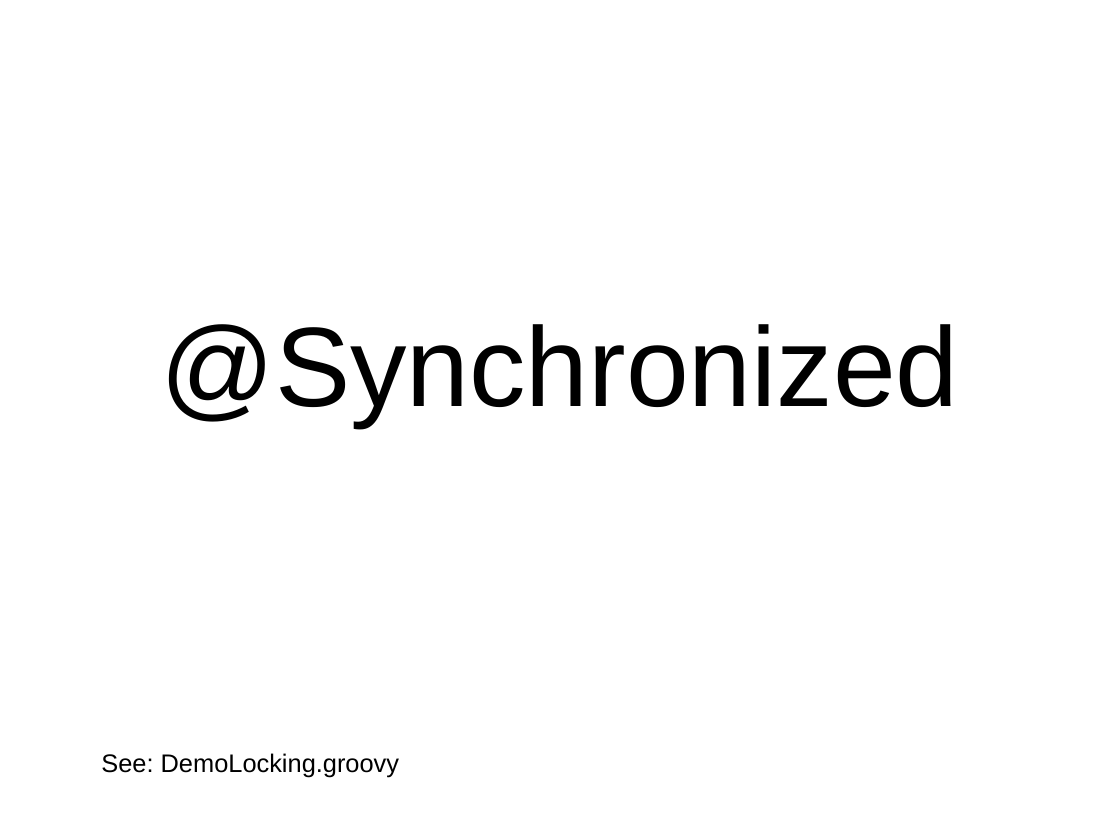
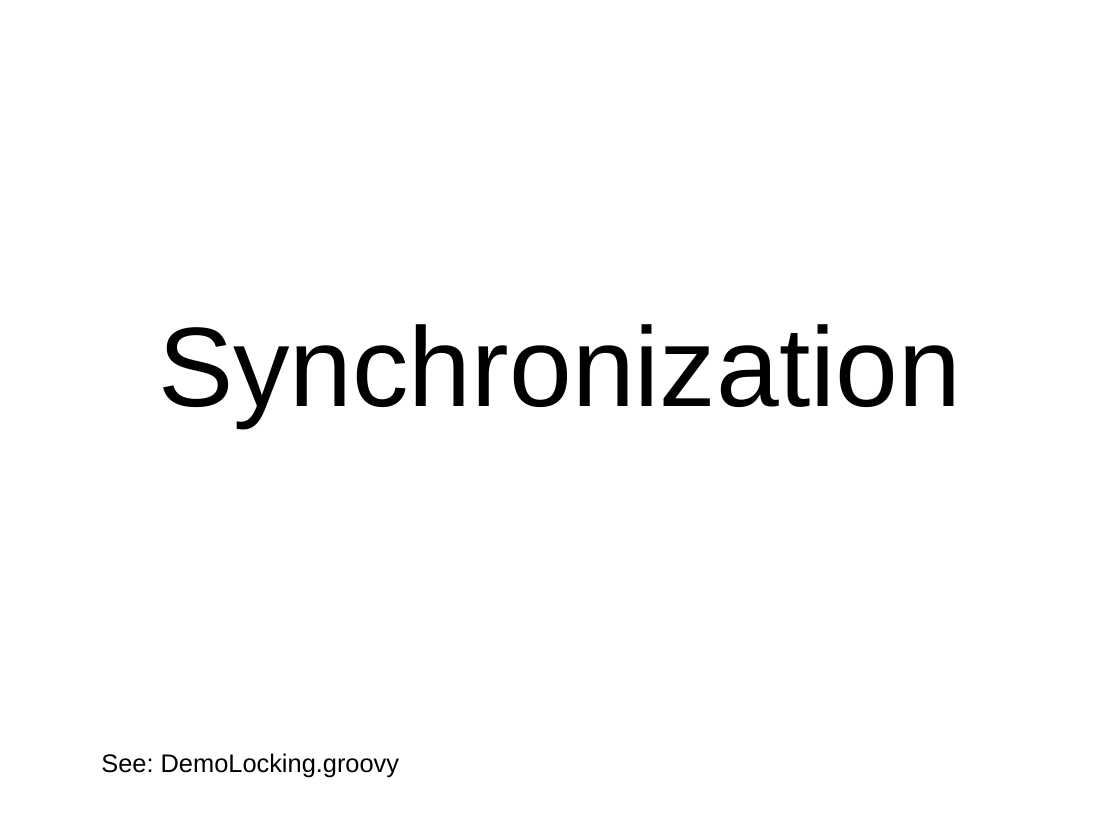
Before and after one commit to dwclark/GroovyThreading, a slide deck: slide 52 of presentation/groovy.odp (slide 48 before the commit). Drawn at 1120x840 pixels with LibreOffice and Linux fonts; fonts in the diff are those of the drawing. Boxes give left, top, right and bottom in pixels: in the first picture for what was removed or moved away, otherwise in the second. Text is boxed around its words. In the diff, an @@ line names an element or a change of style, - is before the commit and + after.

```diff
--- a/presentation/groovy.odp
+++ b/presentation/groovy.odp
@@ text at (158, 324, 961, 427): text changed @@
-@Synchronized
+Synchronization
```
Also in this commit, not shown: 4 other slides changed, 9 slides added, 1 slide removed, 3 other files.
